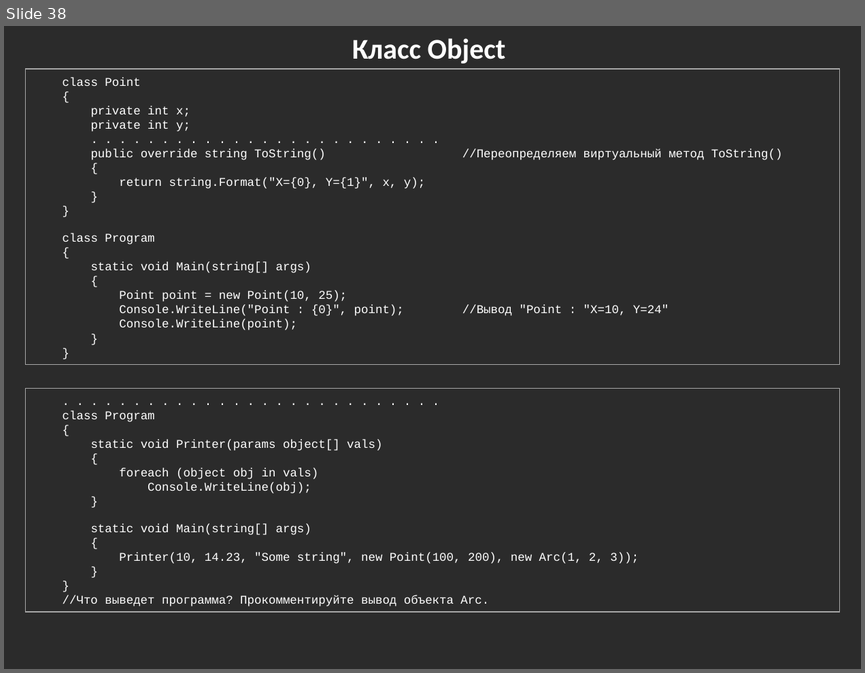
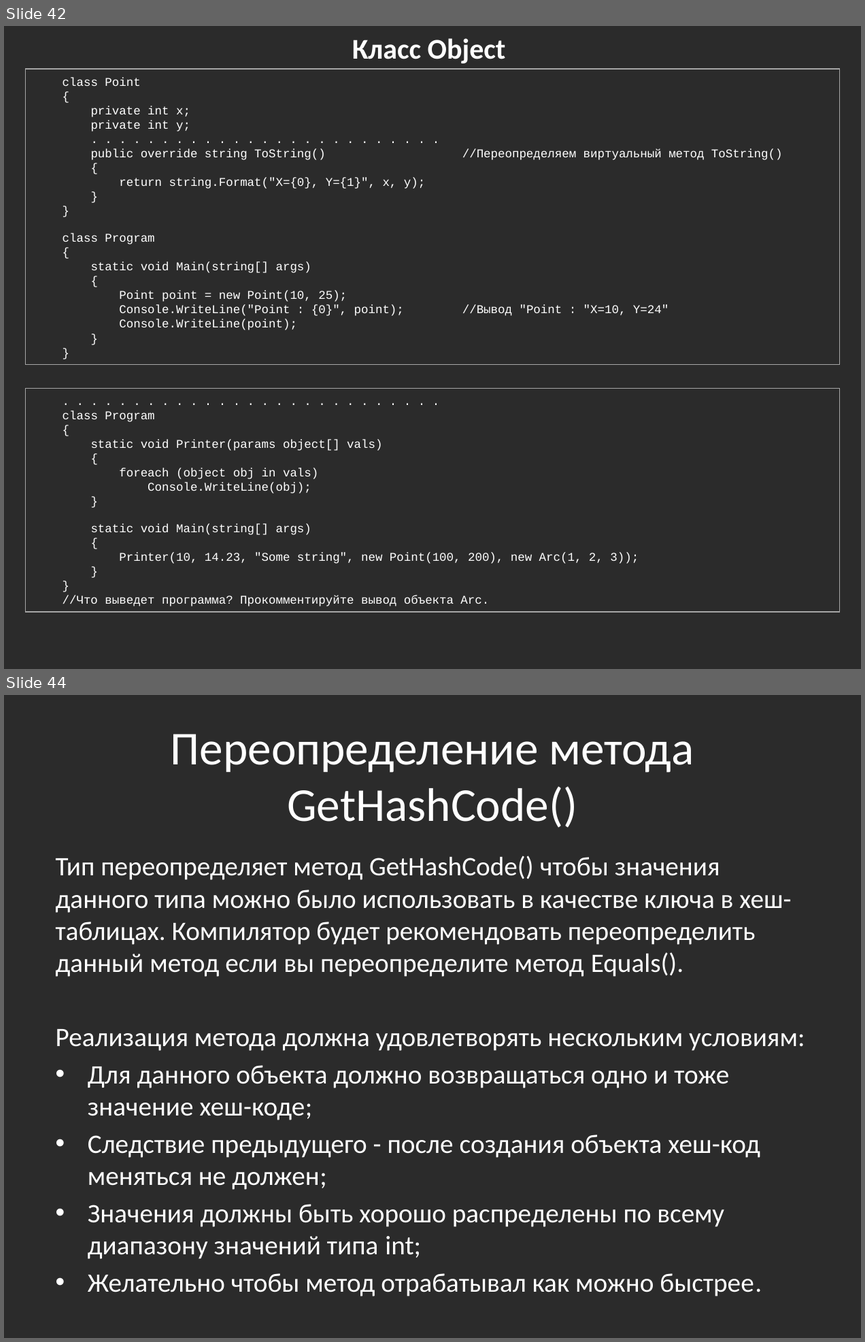
Before and after one commit to bazile/Training, a slide deck: Presentation/lesson-02-oop.pptx. Shown one above the other, each under a label of ours: slide 38 before the commit, slides 42 and 44 after it; the slides between them are not shown. The pictures are 865x673 and 865x1342 pixels, drawn with LibreOffice and Linux fonts; fonts in the diff are those of the drawing; background and template pictures are left out; a plain dark background stands for a picture behind light text. Boxes give left, top, right and bottom in pixels: in the first picture for what was removed or moved away, otherwise in the second. Text is boxed around its words. In the diff, an @@ line names an element or a change of style, - is before the commit and + after.

```diff
--- a/Presentation/lesson-02-oop.pptx
+++ b/Presentation/lesson-02-oop.pptx
@@ slide 44 added at <box>4,695,861,1338</box>, background picture (left out) @@
@@ title added at <box>171,734,694,828</box>, 39.6 pt, text #FFFFFF @@
+Переопределение метода GetHashCode()
@@ text added at <box>56,855,804,1296</box>, 22.4 pt, text #FFFFFF @@
+Тип переопределяет метод GetHashCode() чтобы значения данного типа можно было использовать в качестве ключа в хеш-таблицах. Компилятор будет рекомендовать переопределить данный метод если вы переопределите метод Equals().
+Реализация метода должна удовлетворять нескольким условиям:
+• Для данного объекта должно возвращаться одно и тоже значение хеш-коде;
+• Следствие предыдущего - после создания объекта хеш-код меняться не должен;
+• Значения должны быть хорошо распределены по всему диапазону значений типа int;
+• Желательно чтобы метод отрабатывал как можно быстрее.
@@ what was slide 38 is now slide 42 @@
```
Also in this commit, not shown: 8 other slides added, 1 other file.
